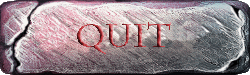
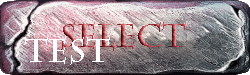
Comparing the layer stacks of the two 250px x 75px images. Changes:
added layer "test" above "Select" over [24, 37, 110, 65]
added layer "Select" above "Quit" over [61, 22, 186, 51]
hid "Quit" over [77, 22, 171, 54]
